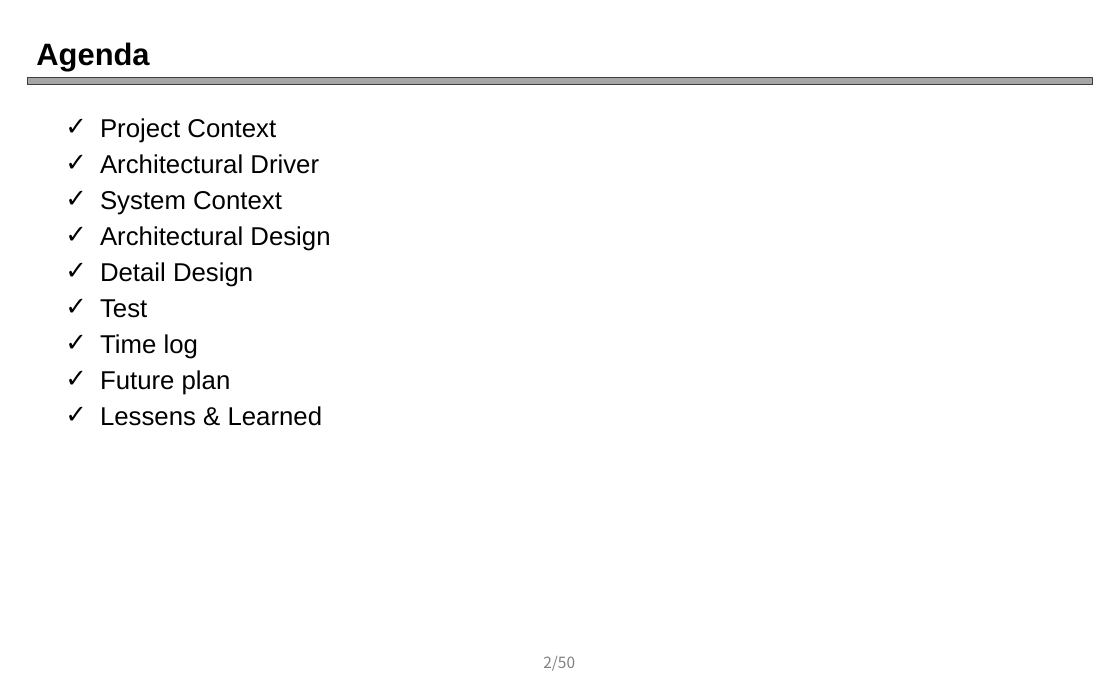
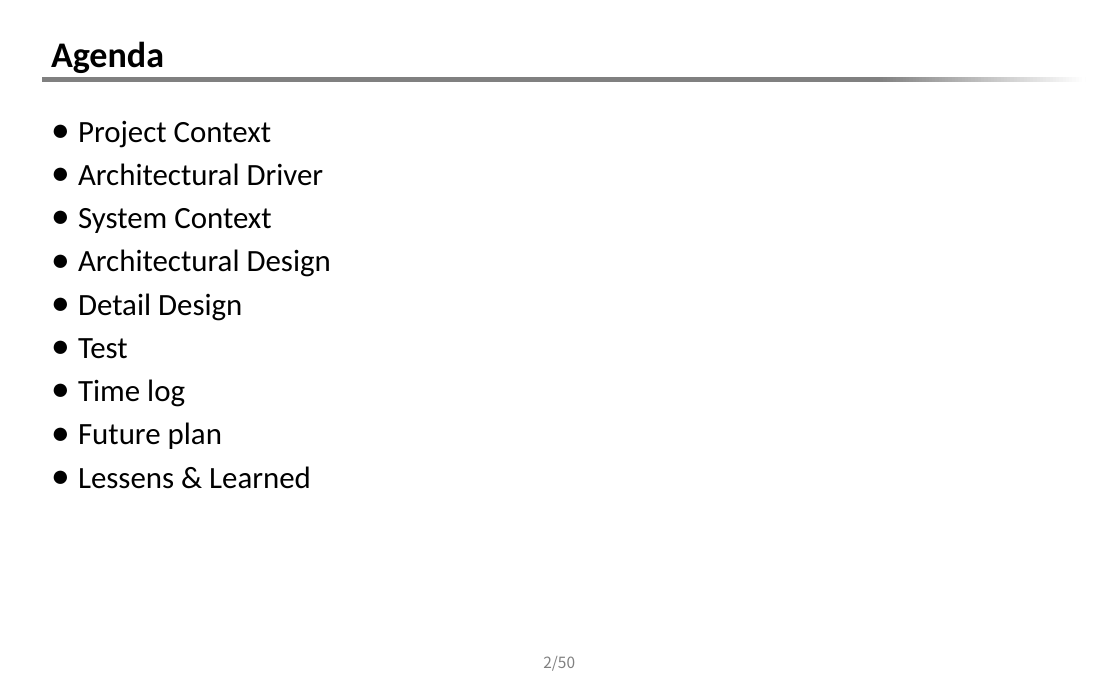
Before and after one commit to Youngsoo/iot-platform, a slide deck: slide 2 of Final_presentation_team5_v0.5.pptx. Drawn at 1120x695 pixels with LibreOffice and Linux fonts; fonts in the diff are those of the drawing. Boxes give left, top, right and bottom in pixels: in the first picture for what was removed or moved away, otherwise in the second. Text is boxed around its words. In the diff, an @@ line names an element or a change of style, - is before the commit and + after.

```diff
--- a/Final_presentation_team5_v0.5.pptx
+++ b/Final_presentation_team5_v0.5.pptx
@@ title "Agenda" moved from (x1=36, y1=42, x2=149, y2=70) to (x1=51, y1=41, x2=164, y2=73) @@
@@ title "Agenda" at (x1=51, y1=41, x2=164, y2=73): size 24 to 28 pt, font Arial to Calibri @@
@@ rectangle resized from (x1=27, y1=27, x2=1101, y2=78) to (x1=42, y1=27, x2=1093, y2=78) @@
@@ rectangle resized from (x1=27, y1=78, x2=1093, y2=85) to (x1=42, y1=78, x2=1086, y2=83) @@
@@ rectangle at (x1=42, y1=78, x2=1086, y2=83): fill #A6A6A6 to gradient #808080 to #FFFFFF; outline #404040 0.75 pt to none @@
@@ text "Project Context" moved from (x1=100, y1=118, x2=330, y2=426) to (x1=78, y1=120, x2=331, y2=489) @@
@@ text "Project Context" at (x1=78, y1=120, x2=331, y2=489): size 20 to 24 pt, font Arial to Calibri; bullet ✓ to ● @@
```
Also in this commit, not shown: 58 other slides changed.
